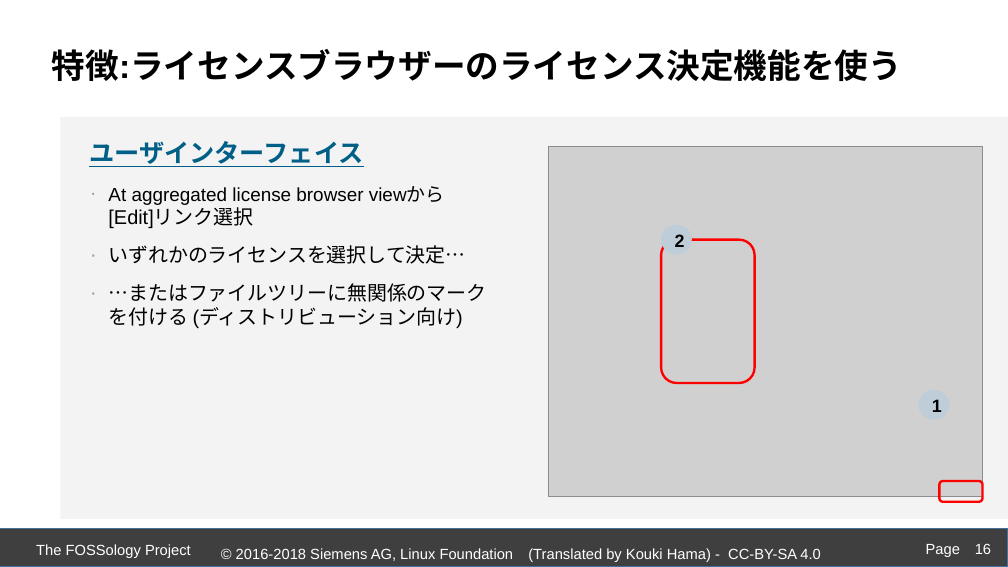
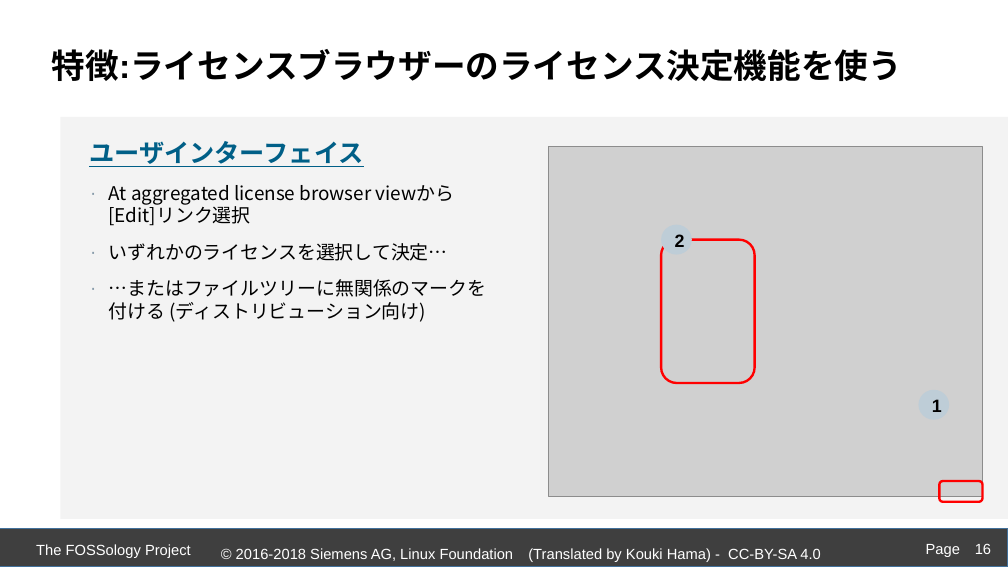
Before and after one commit to fossology/FOSSologySlides, a slide deck: slide 16 of Module-D-JPN-Acceleration-Features.pptx. Drawn at 1008x567 pixels with LibreOffice and Linux fonts; fonts in the diff are those of the drawing; grey boxes stand for pictures; background and template pictures are left out. Boxes give left, top, right and bottom in pixels: in the first picture for what was removed or moved away, otherwise in the second. Text is boxed around its words. In the diff, an @@ line names an element or a change of style, - is before the commit and + after.

```diff
--- a/Module-D-JPN-Acceleration-Features.pptx
+++ b/Module-D-JPN-Acceleration-Features.pptx
@@ text "At aggregated license browser viewから ..." at box(108, 185, 486, 322): size 19 to 18 pt in "[Edit]リンク選択", "いずれかのライセンスを選択して決定…", "…またはファイルツリーに無関係のマークを付ける (ディストリビューション向け)"; font Arial to Noto Sans CJK JP @@
```
Also in this commit, not shown: 15 other slides changed.
